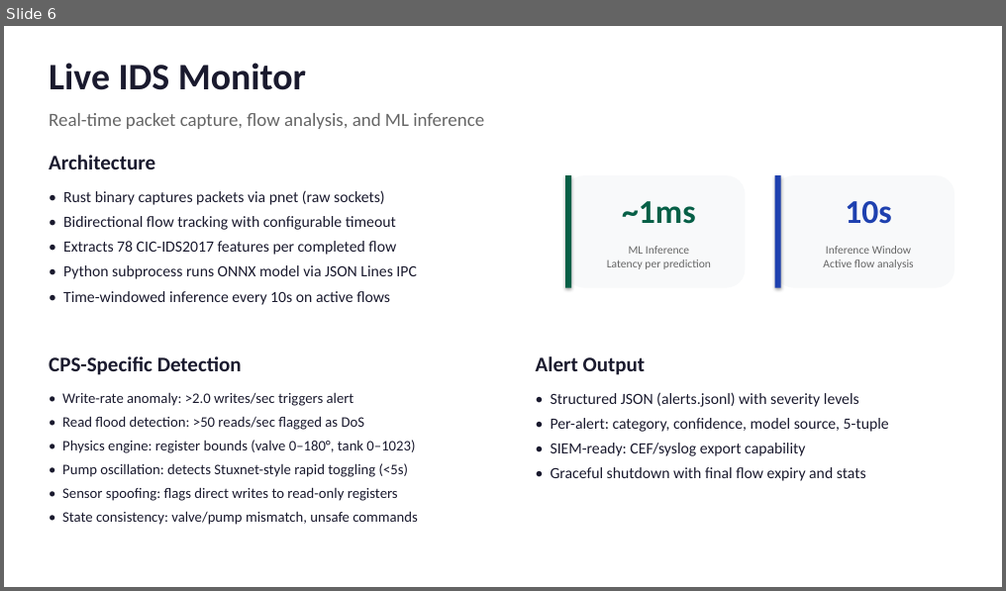
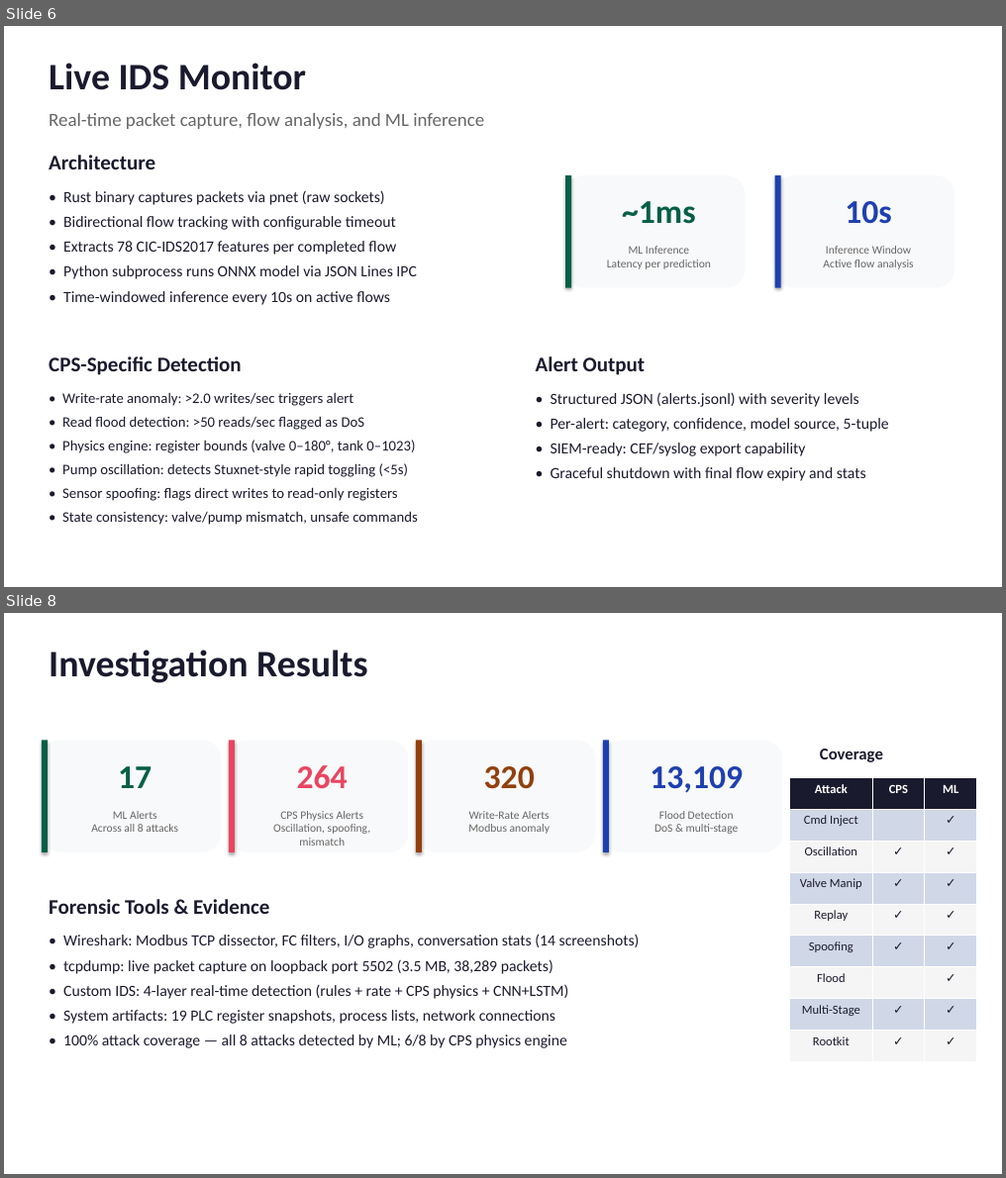
Before and after one commit to JabbaghYounes/CITY3116-1, a slide deck: presentation/CPS-IDS-Presentation.pptx. Shown one above the other, each under a label of ours: slide 6 before the commit, slides 6 and 8 after it; the slides between them are not shown. The pictures are 1006x591 and 1006x1178 pixels, drawn with LibreOffice and Linux fonts; fonts in the diff are those of the drawing. Boxes give left, top, right and bottom in pixels: in the first picture for what was removed or moved away, otherwise in the second. Text is boxed around its words. In the diff, an @@ line names an element or a change of style, - is before the commit and + after.

Commit message:
Update presentation with 8 attacks, CPS physics results, Wireshark refs
- Slide 7: Added Attack 8 (Stuxnet rootkit MitM) to attack table
- Slide 8: Updated stats (264 CPS physics, 320 write-rate, 13,109
  flood), added CPS column to coverage table, Wireshark references
- Slide 9: 4-layer defence-in-depth
- Slide 10: 8/8 attacks detected

```diff
--- a/presentation/CPS-IDS-Presentation.pptx
+++ b/presentation/CPS-IDS-Presentation.pptx
@@ slide 8 added at box(4, 613, 1002, 1174), background #FFFFFF @@
@@ text added at box(49, 650, 367, 683), 36 pt, text #1A1A2E, bold @@
+Investigation Results
@@ rounded rectangle added at box(42, 741, 221, 853), fill #F8F9FA @@
@@ rectangle added at box(42, 741, 48, 853), fill #065F46 @@
@@ rounded rectangle added at box(229, 741, 408, 853), fill #F8F9FA @@
@@ rectangle added at box(229, 741, 235, 853), fill #E94560 @@
@@ rounded rectangle added at box(416, 741, 595, 853), fill #F8F9FA @@
@@ rectangle added at box(416, 741, 422, 853), fill #92400E @@
@@ rounded rectangle added at box(603, 741, 782, 853), fill #F8F9FA @@
@@ rectangle added at box(603, 741, 609, 853), fill #1E40AF @@
@@ text added at box(820, 749, 883, 762), 16 pt, text #1A1A2E, bold @@
+Coverage
@@ text added at box(118, 766, 152, 788), 32 pt, text #065F46, bold @@
+17
@@ text added at box(297, 765, 348, 788), 32 pt, text #E94560, bold @@
+264
@@ text added at box(484, 766, 535, 789), 32 pt, text #92400E, bold @@
+320
@@ text added at box(649, 766, 743, 793), 32 pt, text #1E40AF, bold @@
+13,109
@@ table added at box(790, 777, 977, 1062), 9 rows, 3 columns @@
+Attack | CPS | ML
+Cmd Inject |  | ✓
+Oscillation | ✓ | ✓
+Valve Manip | ✓ | ✓
+Replay | ✓ | ✓
+Spoofing | ✓ | ✓
+Flood |  | ✓
+Multi-Stage | ✓ | ✓
+Rootkit | ✓ | ✓
@@ text added at box(91, 811, 178, 832), 11 pt, text #666666 @@
+ML Alerts
+Across all 8 attacks
@@ text added at box(273, 811, 370, 846), 11 pt, text #666666 @@
+CPS Physics Alerts
+Oscillation, spoofing,
+mismatch
@@ text added at box(468, 811, 549, 834), 11 pt, text #666666 @@
+Write-Rate Alerts
+Modbus anomaly
@@ text added at box(654, 811, 739, 834), 11 pt, text #666666 @@
+Flood Detection
+DoS & multi-stage
@@ text added at box(49, 899, 269, 914), 20 pt, text #1A1A2E, bold @@
+Forensic Tools & Evidence
@@ text added at box(63, 934, 640, 1049), 15 pt, text #1A1A2E @@
+• Wireshark: Modbus TCP dissector, FC filters, I/O graphs, conversation stats (14 screenshots)
+• tcpdump: live packet capture on loopback port 5502 (3.5 MB, 38,289 packets)
+• Custom IDS: 4-layer real-time detection (rules + rate + CPS physics + CNN+LSTM)
+• System artifacts: 19 PLC register snapshots, process lists, network connections
+• 100% attack coverage — all 8 attacks detected by ML; 6/8 by CPS physics engine
```
Also in this commit, not shown: 3 slides changed, 1 slide removed, 2 other files.
